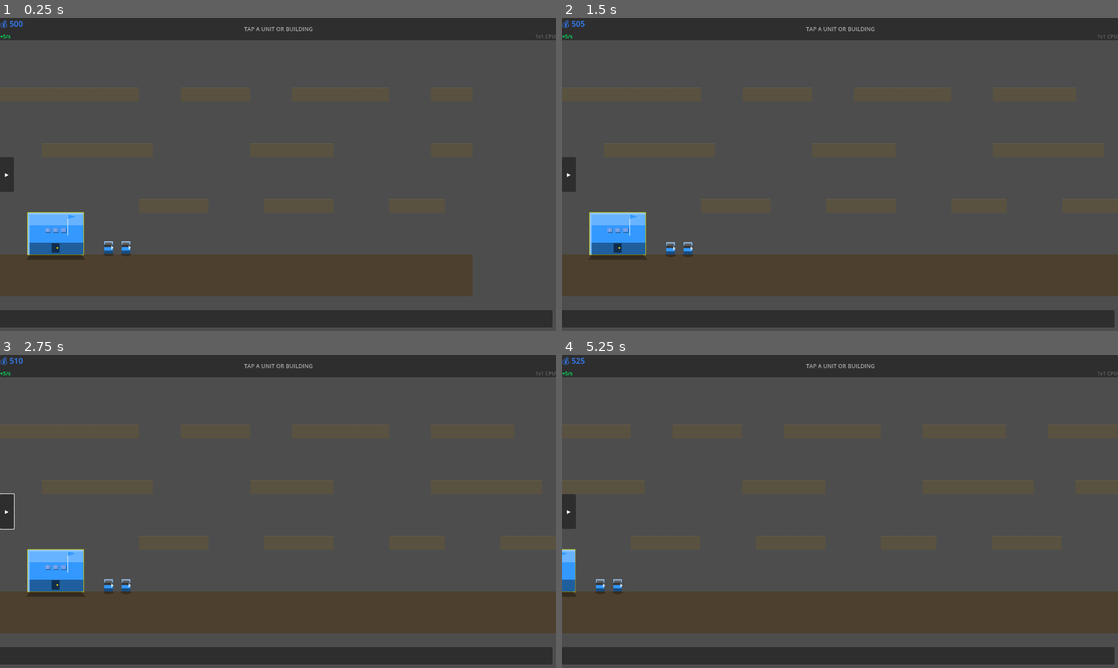
Above: before the commit, frames 1-4 (two rows, left to right).
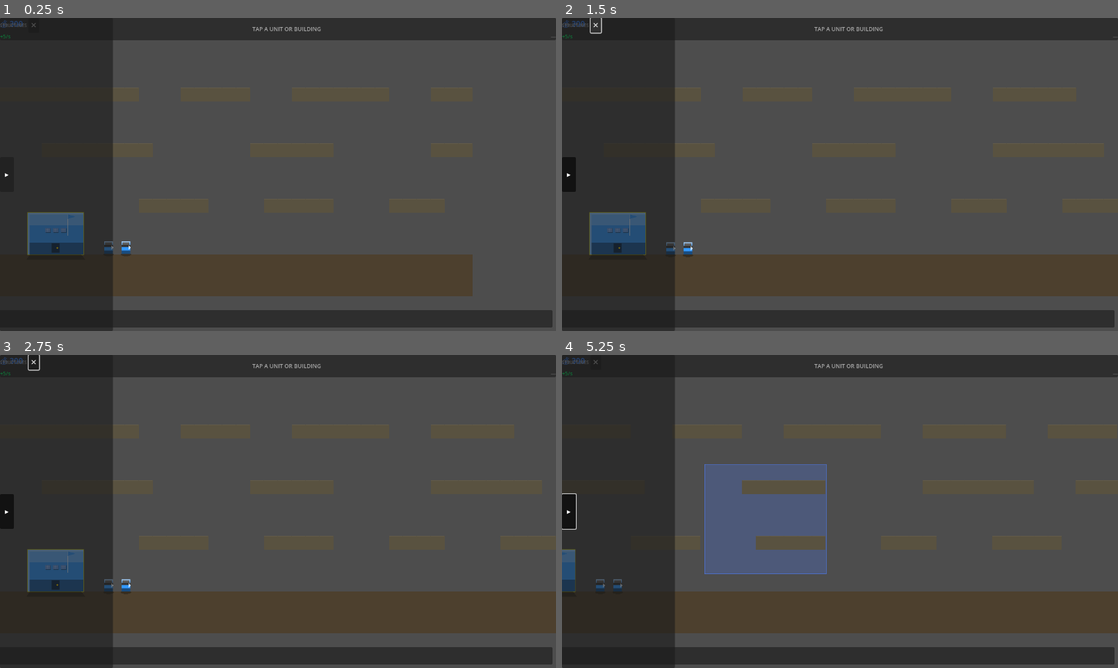
Above: after the commit, the same moments.

Repository: infinitybiscuit/fortress-command
Game: Godot game, scene res://scenes/game/game_scene.tscn
Same seed, same stepped clock (60 frames per second), same inputs: the game is played once before the commit and once after it.
Inputs (mouse positions are in pixels of both pictures, inside the frame that each line leads up to):
- Up to frame 1 (0.25 s): no input
- Up to frame 2 (1.5 s): click "▸" at 0.5 s; click "✕" at 1.25 s
- Up to frame 3 (2.75 s): tap A at 2 s; move the mouse to (400, 495) at 2.02 s; hold Right (ui_right) from 2.03 s (still down); click (400, 495) at 2.17 s
- Up to frame 4 (5.25 s): release Right (ui_right) at 2.75 s; tap A every 0.75 s from 2.75 to 5 s; drag from (728, 527) to (812, 574) at 2.77 s; move the mouse to (895, 442) at 3.52 s; hold Right (ui_right) 3.53-4.25 s; click (895, 442) at 3.67 s; drag from (812, 574) to (673, 464) at 4.27 s; move the mouse to (1006, 558) at 5.02 s; hold Left (ui_left) from 5.03 s (still down); click (1006, 558) at 5.17 s

The runs differ from the first frame. In frame 1, 17% of the frame differs, in the area x 0-100%, y 0-100%; in frame 2, 18%; in frame 3, 18%; in frame 4, 24%.
Error after the commit: Parse Error: Function "_update_minimap_texture()" not found in base self. (res://scripts/ui/hud.gd:77)

Commit message:
fix: rewrite MinimapRenderer with ImageTexture approach — fix runtime render failures
- Replace SubViewport rendering with direct Image+ImageTexture (more reliable)
- Add update_minimap() method that draws terrain/buildings/units each tick
- hud.gd: call renderer.update_minimap() directly from timer callback
- Remove unused _update_minimap_texture() wrapper from hud.gd

Diff:
--- a/godot/scripts/autoload/minimap_renderer.gd
+++ b/godot/scripts/autoload/minimap_renderer.gd
@@ -1,145 +1,97 @@
-## MinimapRenderer — Fortress Command Minimap Rendering System
-## Renders game world terrain and unit positions to a texture for the HUD minimap.
-## Uses a SubViewport approach for Godot 4 render-to-texture functionality.
+## MinimapRenderer — Fortress Command minimap rendering via ImageTexture.
+## Draws terrain/buildings/units to an Image, blits it to an ImageTexture each frame.
 class_name MinimapRenderer
 extends Node
 
-## ── Constants ───────────────────────────────────────────────────────────────────
-const MAP_WIDTH_PIXELS: int = 200 * 32  # 6400
-const MAP_HEIGHT_PIXELS: int = 20 * 32   # 640
-const MINIMAP_WIDTH: int = 180
-const MINIMAP_HEIGHT: int = 40
+## ── Map constants ─────────────────────────────────────────────────────────────────
+const MAP_WIDTH_PIXELS: int = 200 * 32   # 6400
+const MAP_HEIGHT_PIXELS: int = 20 * 32    # 640
+const MINIMAP_W: int = 180
+const MINIMAP_H: int = 40
 
-## Minimap scale factors (minimap pixels per world pixel)
-const SCALE_X: float = float(MINIMAP_WIDTH) / float(MAP_WIDTH_PIXELS)
-const SCALE_Y: float = float(MINIMAP_HEIGHT) / float(MAP_HEIGHT_PIXELS)
+## Scale factors: minimap pixels per world pixel
+const SCALE_X: float = float(MINIMAP_W) / float(MAP_WIDTH_PIXELS)   # ~0.028
+const SCALE_Y: float = float(MINIMAP_H) / float(MAP_HEIGHT_PIXELS)  # ~0.0625
 
-## ── Player Colors (faction -> Color) ─────────────────────────────────────────
-const PLAYER_COLORS: Array = [
-	Color(0.2, 0.6, 1.0),   # blue (faction 0)
-	Color(1.0, 0.3, 0.3),   # red (faction 1)
-	Color(0.3, 0.9, 0.3),  # green (faction 2)
-	Color(1.0, 0.8, 0.2),   # yellow (faction 3)
+## ── Faction colors ─────────────────────────────────────────────────────────────────
+const COLOR_FACTION: Array = [
+	Color(0.2, 0.6, 1.0),   # blue
+	Color(1.0, 0.3, 0.3),   # red
+	Color(0.3, 0.9, 0.3),  # green
+	Color(1.0, 0.8, 0.2),   # yellow
 ]
-
-## Terrain colors for minimap
-const COLOR_GROUND: Color = Color(0.30, 0.25, 0.18)
-const COLOR_PLATFORM: Color = Color(0.45, 0.40, 0.35)
+const COLOR_GROUND: Color    = Color(0.30, 0.25, 0.18)
+const COLOR_PLATFORM: Color  = Color(0.45, 0.40, 0.35)
 const COLOR_BACKGROUND: Color = Color(0.05, 0.05, 0.08)
 
-## ── Node References ───────────────────────────────────────────────────────────────
-var _sub_viewport: SubViewport
-var _render_canvas: Control  # A control node that does the rendering
+## ── Texture / Image (the actual render target) ───────────────────────────────
+var _minimap_image: Image
+var _minimap_tex: ImageTexture
 
-## ── State ───────────────────────────────────────────────────────────────────
-var _terrain_dirty: bool = true
-var _units_dirty: bool = true
+## ── State ───────────────────────────────────────────────────────────────────────
+var _terrain_valid: bool = false
+var _units_valid: bool = false
 
-## Cached references
-var _tilemap: Node = null
-var _game_scene: Node = null
+## ── Initialization ─────────────────────────────────────────────────────────────
+func _ready() -> void:
+	_minimap_image = Image.create(MINIMAP_W, MINIMAP_H, false, Image.FORMAT_RGBA8)
+	_minimap_image.fill(COLOR_BACKGROUND)
+	_minimap_tex = ImageTexture.create_from_image(_minimap_image)
+	print("MinimapRenderer ready: ", MINIMAP_W, "x", MINIMAP_H)
 
-## ── Initialization ───────────────────────────────────────────────────────────────
-func _ready() -> void:
-	_setup_sub_viewport()
-	print("MinimapRenderer initialized: ", MINIMAP_WIDTH, "x", MINIMAP_HEIGHT)
+## ── Public API ──────────────────────────────────────────────────────────────────
+func get_minimap_texture() -> Texture2D:
+	return _minimap_tex
 
 
-func _setup_sub_viewport() -> void:
-	# Create SubViewport for offscreen rendering
-	_sub_viewport = SubViewport.new()
-	_sub_viewport.name = "MinimapSubViewport"
-	_sub_viewport.size = Vector2i(MINIMAP_WIDTH, MINIMAP_HEIGHT)
-	_sub_viewport.render_target_update_mode = SubViewport.UPDATE_ALWAYS
-	_sub_viewport.render_target_clear_mode = SubViewport.CLEAR_MODE_ONCE
-	_sub_viewport.world_2d = World2D.new()
-	_sub_viewport.transparent_bg = false
-
-	add_child(_sub_viewport)
-
-	# Create a canvas control that will draw the minimap
-	_render_canvas = Control.new()
-	_render_canvas.name = "MinimapCanvas"
-	_render_canvas.set_anchors_preset(Control.PRESET_FULL_RECT)
-	_render_canvas.size = Vector2(MINIMAP_WIDTH, MINIMAP_HEIGHT)
-	_render_canvas.mouse_filter = Control.MOUSE_FILTER_IGNORE
-	_sub_viewport.add_child(_render_canvas)
-
-	# Connect to draw signal
-	_render_canvas.draw.connect(_on_canvas_draw)
+func mark_terrain_dirty() -> void:
+	_terrain_valid = false
 
 
-func _on_canvas_draw() -> void:
-	_render_minimap()
+func mark_units_dirty() -> void:
+	_units_valid = false
 
 
-## ── Public API ─────────────────────────────────────────────────────────────────
-## Get the minimap texture for display
-func get_minimap_texture() -> Texture2D:
-	return _sub_viewport.get_texture()
+func force_redraw() -> void:
+	_terrain_valid = false
+	_units_valid = false
+
+## ── Per-frame update (called from HUD timer) ───────────────────────────────
+func update_minimap() -> void:
+	var scene: Node = _get_game_scene()
+	if scene == null:
+		return
+
+	if not _terrain_valid:
+		_draw_terrain(scene)
+		_terrain_valid = true
+		_units_valid = false   # units need a fresh base too
+
+	if not _units_valid:
+		_draw_units_on_top(scene)
+		_units_valid = true
+
+	_minimap_tex.update(_minimap_image)
 
 
-## Mark terrain as needing re-render (call when camera moves significantly)
-func mark_terrain_dirty() -> void:
-	_terrain_dirty = true
+## ── Terrain pass ─────────────────────────────────────────────────────────────────
+func _draw_terrain(scene: Node) -> void:
+	_minimap_image.fill(COLOR_BACKGROUND)
 
-
-## Mark units as needing re-render (call when units move)
-func mark_units_dirty() -> void:
-	_units_dirty = true
-
-
-## Force a full redraw
-func force_redraw() -> void:
-	_terrain_dirty = true
-	_units_dirty = true
-	_render_canvas.queue_redraw()
-
-
-## ── Minimap Rendering ─────────────────────────────────────────────────────────────
-func _render_minimap() -> void:
-	# Draw background
-	_render_canvas.draw_rect(Rect2(Vector2.ZERO, Vector2(MINIMAP_WIDTH, MINIMAP_HEIGHT)), COLOR_BACKGROUND)
-
-	# Draw terrain
-	_draw_terrain()
-
-	# Draw buildings
-	_draw_buildings()
-
-	# Draw units
-	_draw_units()
-
-	_terrain_dirty = false
-	_units_dirty = false
-
-
-func _draw_terrain() -> void:
-	var tilemap_node = _get_tilemap()
-	if tilemap_node == null:
+	var tilemap: Node = _get_tilemap()
+	if tilemap == null:
 		return
 
-	var tiles: Array = tilemap_node.tiles
-	if tiles.is_empty():
-		return
-
-	# Iterate through all tiles and draw them on minimap
+	# Iterate tiles
 	var map_w: int = GameConfig.MAP_WIDTH_TILES
 	var map_h: int = GameConfig.MAP_HEIGHT_TILES
+	var tile_sz: int = GameConfig.TILE_SIZE
 
 	for tx in range(map_w):
 		for ty in range(map_h):
-			var tile: int = tilemap_node.get_tile(tx, ty)
+			var tile: int = tilemap.get_tile(tx, ty)
 			if tile == GameConfig.TILE_EMPTY:
 				continue
-
-			# Calculate minimap position
-			var world_x: float = tx * 32.0
-			var world_y: float = ty * 32.0
-			var mini_x: float = world_x * SCALE_X
-			var mini_y: float = world_y * SCALE_Y
-			var mini_w: float = 32.0 * SCALE_X
-			var mini_h: float = 32.0 * SCALE_Y
 
 			var tile_color: Color
 			match tile:
@@ -148,93 +100,78 @@
 				GameConfig.TILE_PLATFORM:
 					tile_color = COLOR_PLATFORM
 				_:
-					tile_color = COLOR_GROUND
+					continue   # skip unknown tile types
 
-			_render_canvas.draw_rect(Rect2(mini_x, mini_y, mini_w, mini_h), tile_color)
+			# World top-left of this tile → minimap pixel
+			var px: int = int(float(tx * tile_sz) * SCALE_X)
+			var py: int = int(float(ty * tile_sz) * SCALE_Y)
+			var pw: int = max(int(float(tile_sz) * SCALE_X), 1)
+			var ph: int = max(int(float(tile_sz) * SCALE_Y), 1)
+
+			_minimap_image.fill_rect(Rect2i(px, py, pw, ph), tile_color)
 
 
-func _draw_buildings() -> void:
-	var scene = _get_game_scene()
-	if scene == null:
-		return
+## ── Units pass (additive on top of terrain) ──────────────────────────────────
+func _draw_units_on_top(scene: Node) -> void:
+	# Re-draw terrain base so units always draw on top of fresh terrain
+	var tilemap: Node = _get_tilemap()
+	if tilemap != null:
+		var map_w: int = GameConfig.MAP_WIDTH_TILES
+		var map_h: int = GameConfig.MAP_HEIGHT_TILES
+		var tile_sz: int = GameConfig.TILE_SIZE
 
+		for tx in range(map_w):
+			for ty in range(map_h):
+				var tile: int = tilemap.get_tile(tx, ty)
+				if tile == GameConfig.TILE_EMPTY:
+					continue
+				var tile_color: Color
+				match tile:
+					GameConfig.TILE_GROUND:
+						tile_color = COLOR_GROUND
+					GameConfig.TILE_PLATFORM:
+						tile_color = COLOR_PLATFORM
+					_:
+						continue
+				var px: int = int(float(tx * tile_sz) * SCALE_X)
+				var py: int = int(float(ty * tile_sz) * SCALE_Y)
+				var pw: int = max(int(float(tile_sz) * SCALE_X), 1)
+				var ph: int = max(int(float(tile_sz) * SCALE_Y), 1)
+				_minimap_image.fill_rect(Rect2i(px, py, pw, ph), tile_color)
+
+	# Draw buildings
 	var buildings: Array = scene.all_buildings
-	if buildings.is_empty():
-		return
-
 	for building in buildings:
 		if not is_instance_valid(building):
 			continue
-
 		var faction: int = building.faction
-		var color: Color = _get_faction_color(faction)
-
-		# Get building world position and size
+		var color: Color = COLOR_FACTION[faction % COLOR_FACTION.size()]
 		var world_pos: Vector2 = building.global_position
 		var world_w: float = building.world_width
 		var world_h: float = building.world_height
+		var px: int = int(world_pos.x * SCALE_X)
+		var py: int = int(world_pos.y * SCALE_Y)
+		var pw: int = max(int(world_w * SCALE_X), 3)
+		var ph: int = max(int(world_h * SCALE_Y), 2)
+		_minimap_image.fill_rect(Rect2i(px, py, pw, ph), color)
 
-		# Convert to minimap coordinates
-		# Note: buildings use top-left positioning, units use center/feet
-		var mini_x: float = world_pos.x * SCALE_X
-		var mini_y: float = world_pos.y * SCALE_Y
-		var mini_w: float = max(world_w * SCALE_X, 3.0)  # Min 3px wide
-		var mini_h: float = max(world_h * SCALE_Y, 2.0)  # Min 2px tall
-
-		# Draw building as rectangle
-		_render_canvas.draw_rect(Rect2(mini_x, mini_y, mini_w, mini_h), color)
-
-
-func _draw_units() -> void:
-	var scene = _get_game_scene()
-	if scene == null:
-		return
-
+	# Draw units as small dots (2×2 px)
 	var units: Array = scene.all_units
-	if units.is_empty():
-		return
-
 	for unit in units:
 		if not is_instance_valid(unit):
 			continue
-
-		# faction on Unit is a Faction enum, convert to int
 		var faction: int = int(unit.faction)
-		var color: Color = _get_faction_color(faction)
-
-		# Get unit world position (feet position for CharacterBody2D)
+		var color: Color = COLOR_FACTION[faction % COLOR_FACTION.size()]
 		var world_pos: Vector2 = unit.global_position
-
-		# Convert to minimap coordinates
-		var mini_x: float = world_pos.x * SCALE_X
-		var mini_y: float = world_pos.y * SCALE_Y
-
-		# Draw unit as a small dot (2x2 pixels)
-		_render_canvas.draw_rect(Rect2(mini_x - 1, mini_y - 2, 2, 2), color)
+		var px: int = int(world_pos.x * SCALE_X)
+		var py: int = int(world_pos.y * SCALE_Y)
+		_minimap_image.fill_rect(Rect2i(px - 1, py - 2, 2, 2), color)
 
 
-## ── Utility ─────────────────────────────────────────────────────────────────
-func _get_faction_color(faction: int) -> Color:
-	var idx: int = faction % PLAYER_COLORS.size()
-	return PLAYER_COLORS[idx]
-
-
+## ── Node lookups ───────────────────────────────────────────────────────────────────
 func _get_tilemap() -> Node:
-	if _tilemap != null and is_instance_valid(_tilemap):
-		return _tilemap
-	_tilemap = get_tree().get_first_node_in_group("tilemap")
-	return _tilemap
+	return get_tree().get_first_node_in_group("tilemap")
 
 
 func _get_game_scene() -> Node:
-	if _game_scene != null and is_instance_valid(_game_scene):
-		return _game_scene
-	_game_scene = get_tree().get_current_scene()
-	return _game_scene
-
-
-## ── Process ───────────────────────────────────────────────────────────────────
-func _process(_delta: float) -> void:
-	# Re-render when needed (units move)
-	if _units_dirty:
-		_render_canvas.queue_redraw()
+	return get_tree().get_current_scene()
--- a/godot/scripts/ui/hud.gd
+++ b/godot/scripts/ui/hud.gd
@@ -78,14 +78,8 @@
 
 
 func _on_minimap_update_timer_timeout() -> void:
-	_update_minimap_texture()
-
-func _update_minimap_texture() -> void:
-	if not has_node("/root/MinimapRenderer"):
-		return
-	var renderer = get_node("/root/MinimapRenderer")
-	var tex: Texture2D = renderer.get_minimap_texture()
-	set_minimap_texture(tex)
+	if has_node("/root/MinimapRenderer"):
+		get_node("/root/MinimapRenderer").update_minimap()
 
 
 # ═══════════════════════════════════════════════════════════════════
